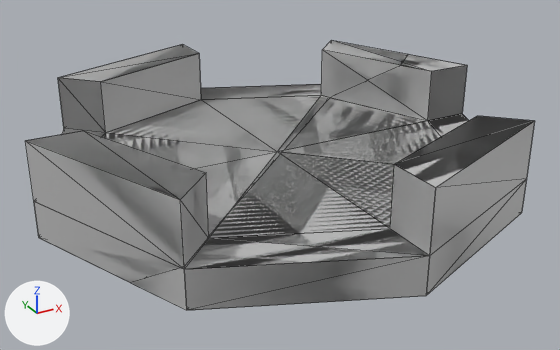
The FBX model Assets/Game/Content/Models/Castle Parts/Tower_03.fbx as it was, and as the next commit left it.
Before and after are seen from a camera (50 mm lens) standing at (-2.93, -5.39, 2.77) and looking at (-0.03, -0.11, 0.13). The lights are fixed; the arrows at lower left show +X, +Y and +Z. Mesh edges are drawn as thin lines. Where no turn or scale is listed for an object, it has been applied to the vertices.

In view in the first picture: 'Tower_03', 'shard61', 'shard62'.
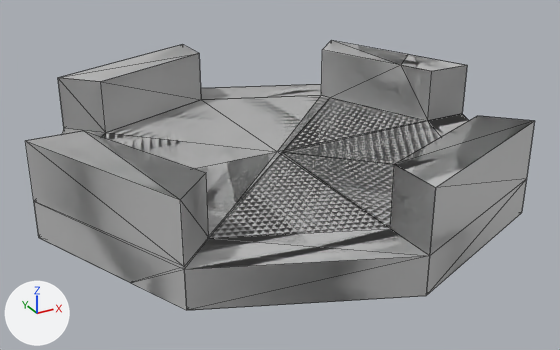
Pixel boxes (x1, y1, x2, y2) of what changed, in the pictures (560 x 350 px):
'shard62', reshaped
    before: (25, 41, 407, 283)
    after: (25, 40, 408, 283)
part 2 of me_mesh, cut back
    both: (131, 56, 463, 305)

What the commit changed:
me_mesh_001 is used by ob_shard62; location (-0.121, 0.298, 0.389).
me_mesh_001 had 121 vertices, 115 faces and spanned x -1.92..1.92, y -1.74..1.74, z -0.39..0.39.
me_mesh_001 now has 41 vertices, 59 faces and spans x -1.92..1.92, y -1.74..1.74, z -0.39..0.39.
Part 1, on me_mesh_001:
80 vertices are removed from x -1.47..1.89, y -1.72..1.27, z -0.39..0.39.
87 faces are deleted.
9 new faces join them, mat_shatterinteriors8 (yellow #ffff00).
22 new faces join them, mat_lambert1 (grey #bcbcbc).
me_mesh is used by ob_shard61; location (0.196, -0.224, 0.389).
me_mesh had 121 vertices, 118 faces and spanned x -1.84..1.84, y -1.81..1.81, z -0.39..0.39.
me_mesh now has 33 vertices, 51 faces and spans x -1.84..1.84, y -1.81..1.81, z -0.39..0.39.
Part 2, on me_mesh:
89 vertices are removed from x -1.78..1.57, y -1.22..1.8, z -0.39..0.39.
87 faces are deleted.
1 vertex is added at (-0.48, 0.54, -0.39).
15 new faces join them, mat_lambert1 (grey #bcbcbc).
5 new faces join them, mat_shatterinteriors8 (yellow #ffff00).
